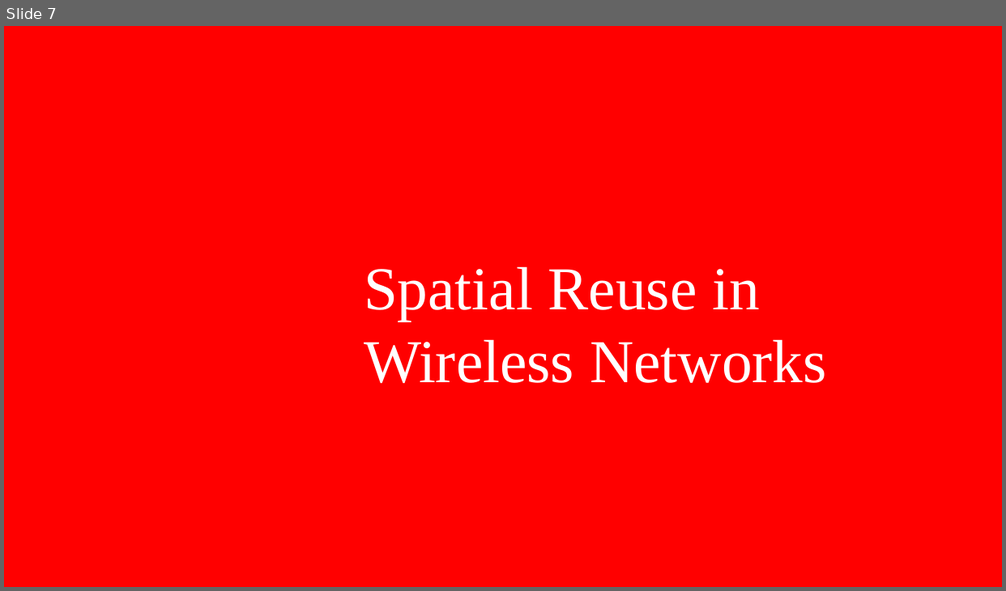
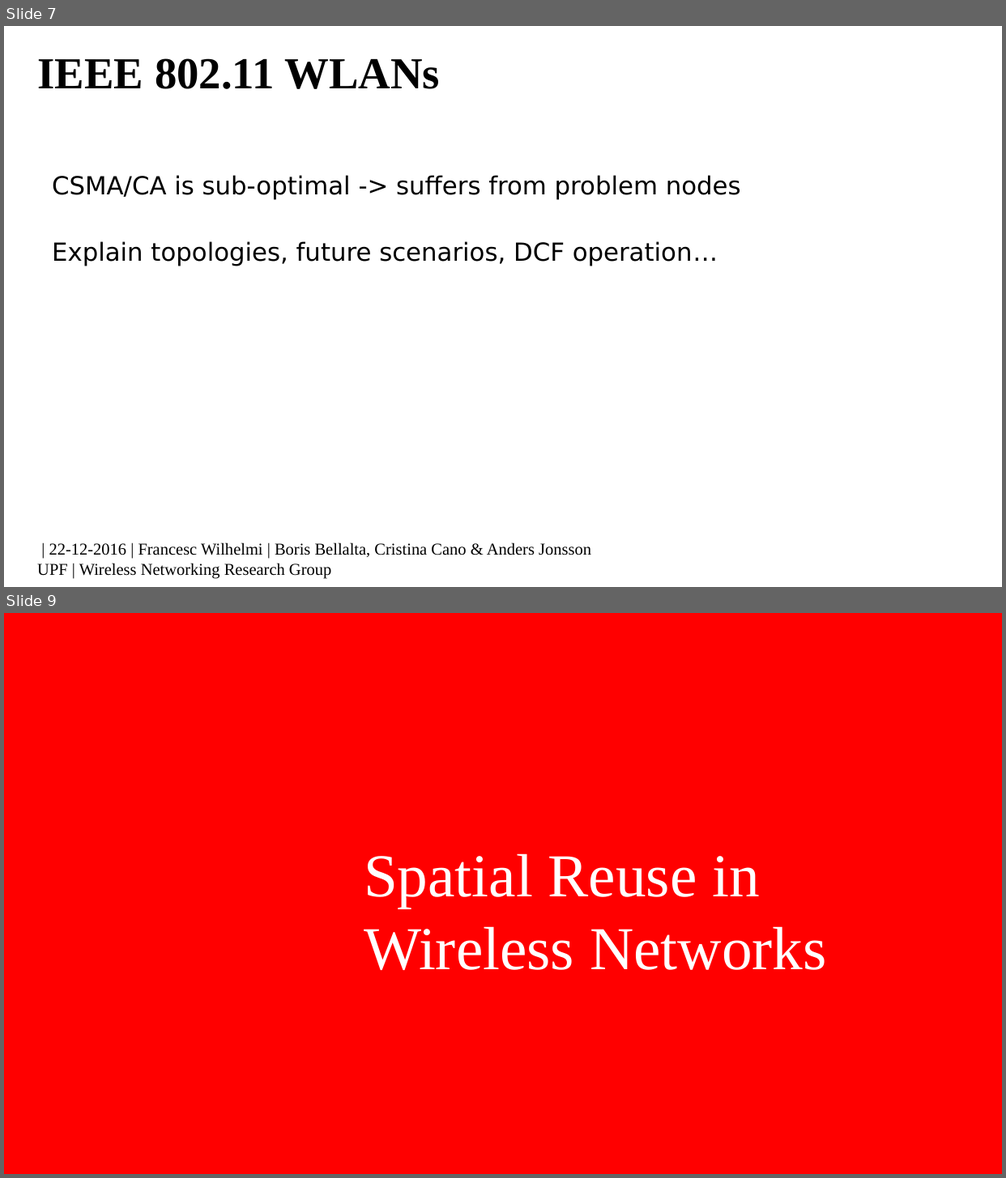
Before and after one commit to BelmY/thesis_proposal, a slide deck: Presentation/thesis_proposal.pptx. Shown one above the other, each under a label of ours: slide 7 before the commit, slides 7 and 9 after it; the slides between them are not shown. The pictures are 1006x591 and 1006x1178 pixels, drawn with LibreOffice and Linux fonts; fonts in the diff are those of the drawing; background and template pictures are left out. Boxes give left, top, right and bottom in pixels: in the first picture for what was removed or moved away, otherwise in the second. Text is boxed around its words. In the diff, an @@ line names an element or a change of style, - is before the commit and + after.

```diff
--- a/Presentation/thesis_proposal.pptx
+++ b/Presentation/thesis_proposal.pptx
@@ slide 7 added at box(4, 26, 1002, 587), background #FFFFFF @@
@@ title added at box(37, 58, 440, 89), 32 pt, text #000000, bold @@
+IEEE 802.11 WLANs
@@ text added at box(52, 175, 741, 200), 18 pt, text #000000 @@
+CSMA/CA is sub-optimal -> suffers from problem nodes
@@ text added at box(52, 241, 718, 267), 18 pt, text #000000 @@
+Explain topologies, future scenarios, DCF operation…
@@ text added at box(37, 543, 591, 579), 12 pt, text #000000 @@
+| 22-12-2016 | Francesc Wilhelmi | Boris Bellalta, Cristina Cano & Anders Jonsson
+UPF | Wireless Networking Research Group
@@ what was slide 7 is now slide 9 @@
```
Also in this commit, not shown: 2 slides changed, 1 other slide added, 19 other files.
